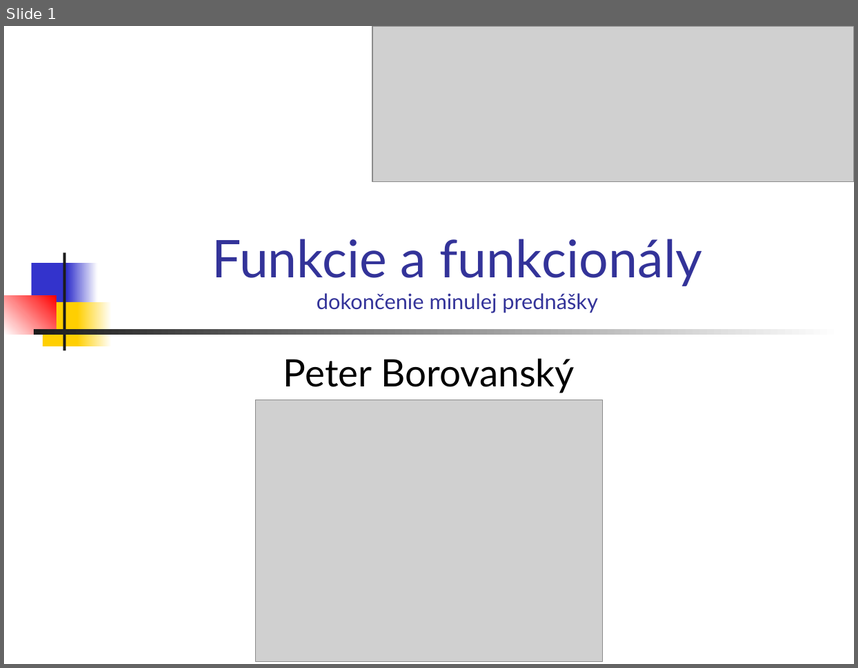
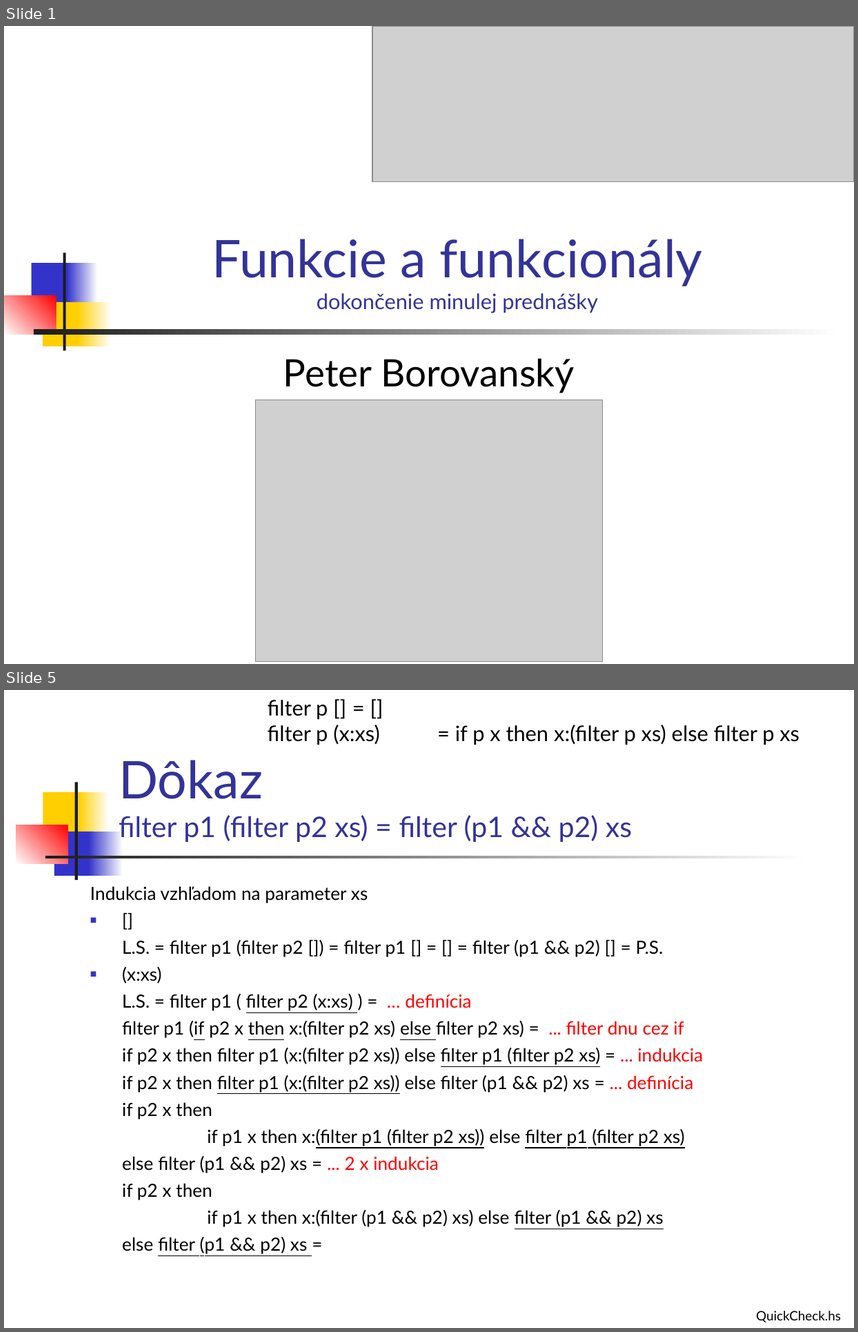
Before and after one commit to Funkcionalne/Prednasky, a slide deck: 03/03_fpro.ppt. Shown one above the other, each under a label of ours: slide 1 before the commit, slides 1 and 5 after it; the slides between them are not shown. The pictures are 858x668 and 858x1332 pixels, drawn with LibreOffice and Linux fonts; fonts in the diff are those of the drawing; grey boxes stand for pictures. Boxes give left, top, right and bottom in pixels: in the first picture for what was removed or moved away, otherwise in the second. Text is boxed around its words. In the diff, an @@ line names an element or a change of style, - is before the commit and + after.

```diff
--- a/03/03_fpro.ppt
+++ b/03/03_fpro.ppt
@@ slide 5 added at [4, 690, 854, 1328], background #FFFFFF @@
@@ text added at [268, 700, 800, 745], 18 pt, text #000000 @@
+filter p [] = []
+filter p (x:xs) = if p x then x:(filter p xs) else filter p xs
@@ text added at [119, 760, 632, 842], 24 pt, text #333399 @@
+Dôkaz
+filter p1 (filter p2 xs) = filter (p1 && p2) xs
@@ rectangle added at [43, 792, 84, 836], fill #FFCF01 @@
@@ rectangle added at [74, 782, 77, 880], fill #1C1C1C @@
@@ rectangle added at [79, 792, 110, 836], fill gradient #FFCF01 to #FFFFFF @@
@@ rectangle added at [16, 825, 67, 863], fill gradient #FFFFFF to #FF0000 @@
@@ rectangle added at [54, 831, 93, 876], fill #3333CC @@
@@ rectangle added at [89, 831, 123, 876], fill gradient #3333CC to #FFFFFF @@
@@ rectangle added at [45, 856, 810, 858], fill gradient #1C1C1C to #FFFFFF @@
@@ text added at [90, 886, 703, 1254], 15.3 pt, text #000000 @@
+Indukcia vzhľadom na parameter xs
+■ []
+L.S. = filter p1 (filter p2 []) = filter p1 [] = [] = filter (p1 && p2) [] = P.S.
+■ (x:xs)
+L.S. = filter p1 ( filter p2 (x:xs) ) = … definícia
+filter p1 (if p2 x then x:(filter p2 xs) else filter p2 xs) = ... filter dnu cez if
+if p2 x then filter p1 (x:(filter p2 xs)) else filter p1 (filter p2 xs) = ... indukcia
+if p2 x then filter p1 (x:(filter p2 xs)) else filter (p1 && p2) xs = ... definícia
+if p2 x then
+if p1 x then x:(filter p1 (filter p2 xs)) else filter p1 (filter p2 xs)
+else filter (p1 && p2) xs = ... 2 x indukcia
+if p2 x then
+if p1 x then x:(filter (p1 && p2) xs) else filter (p1 && p2) xs
+else filter (p1 && p2) xs =
@@ text added at [756, 1310, 841, 1322], 11 pt, text #000000 @@
+QuickCheck.hs
```
Also in this commit, not shown: 1 slide changed, 9 other slides added, 2 other files.
